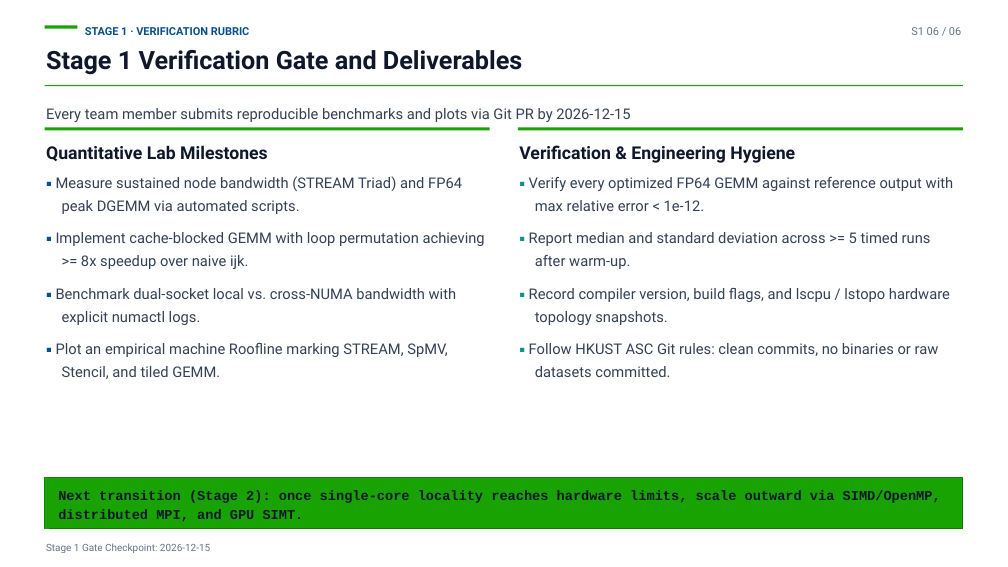
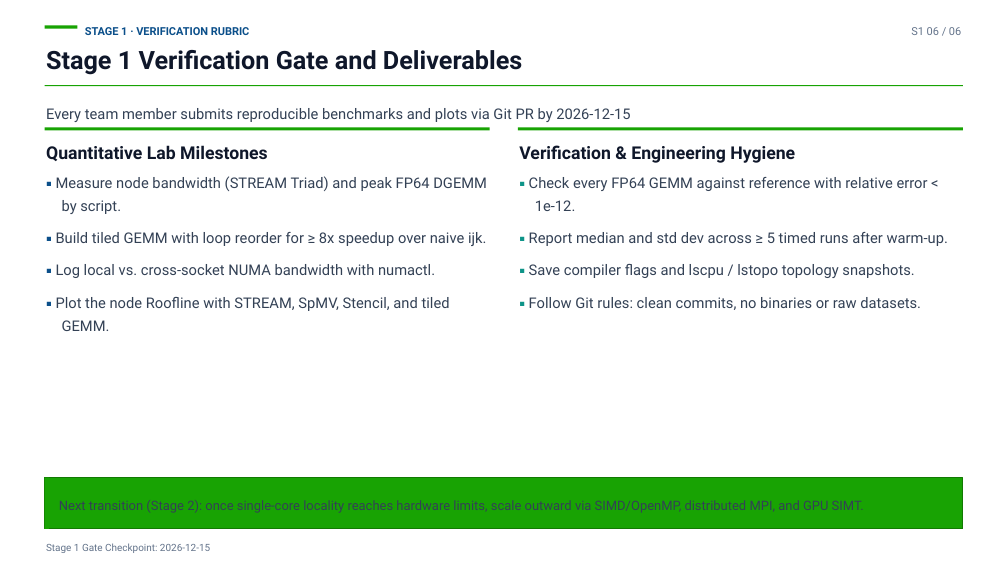
Before and after one commit to hkust-asc/asc27-curriculum, a slide deck: slide 6 of slides/pptx/01-stage1-foundations.pptx. Drawn at 1008x567 pixels with LibreOffice and Linux fonts; fonts in the diff are those of the drawing. Boxes give left, top, right and bottom in pixels: in the first picture for what was removed or moved away, otherwise in the second. Text is boxed around its words. In the diff, an @@ line names an element or a change of style, - is before the commit and + after.

Commit message:
Tighten beginner slides and render core formulas in LaTeX.
Cut slide copy to one idea per bullet, fix formula-strip layout, and typeset each core formula with pdflatex. The pedagogy audit now checks slide density and raw ASCII operators.

```diff
--- a/slides/pptx/01-stage1-foundations.pptx
+++ b/slides/pptx/01-stage1-foundations.pptx
@@ text at (x1=56, y1=176, x2=487, y2=331): text changed @@
-▪ Measure sustained node bandwidth (STREAM Triad) and FP64 peak DGEMM via automated scripts.
-▪ Implement cache-blocked GEMM with loop permutation achieving >= 8x speedup over naive ijk.
-▪ Benchmark dual-socket local vs. cross-NUMA bandwidth with explicit numactl logs.
-▪ Plot an empirical machine Roofline marking STREAM, SpMV, Stencil, and tiled GEMM.
+▪ Measure node bandwidth (STREAM Triad) and peak FP64 DGEMM by script.
+▪ Build tiled GEMM with loop reorder for ≥ 8x speedup over naive ijk.
+▪ Log local vs. cross-socket NUMA bandwidth with numactl.
+▪ Plot the node Roofline with STREAM, SpMV, Stencil, and tiled GEMM.
@@ text at (x1=529, y1=177, x2=948, y2=310): text changed @@
-▪ Verify every optimized FP64 GEMM against reference output with max relative error < 1e-12.
-▪ Report median and standard deviation across >= 5 timed runs after warm-up.
-▪ Record compiler version, build flags, and lscpu / lstopo hardware topology snapshots.
-▪ Follow HKUST ASC Git rules: clean commits, no binaries or raw datasets committed.
+▪ Check every FP64 GEMM against reference with relative error < 1e-12.
+▪ Report median and std dev across ≥ 5 timed runs after warm-up.
+▪ Save compiler flags and lscpu / lstopo topology snapshots.
+▪ Follow Git rules: clean commits, no binaries or raw datasets.
@@ text "Next transition (Stage 2): once ..." at (x1=59, y1=500, x2=864, y2=513): size 13 to 12.4 pt, font Courier New to Roboto, text colour #0F172A to #334155, bold off; line spacing 1.18 to 1.22; less space between paragraphs @@
```
Also in this commit, not shown: 4 other slides changed, 22 other files.
